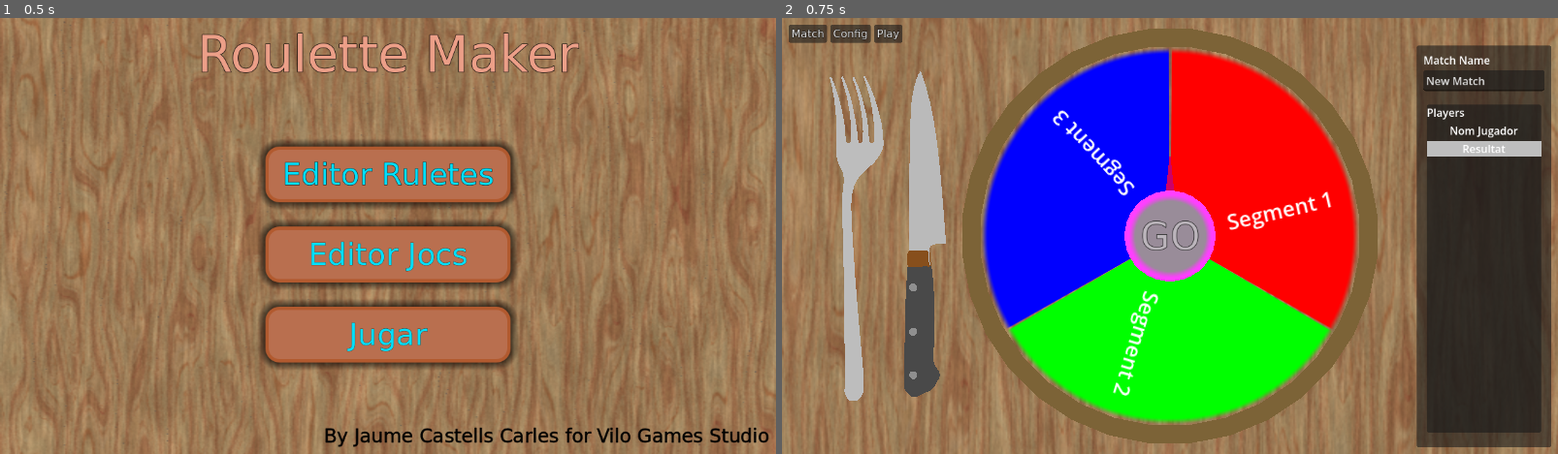
Above: before the commit, frames 1-2 (left to right).
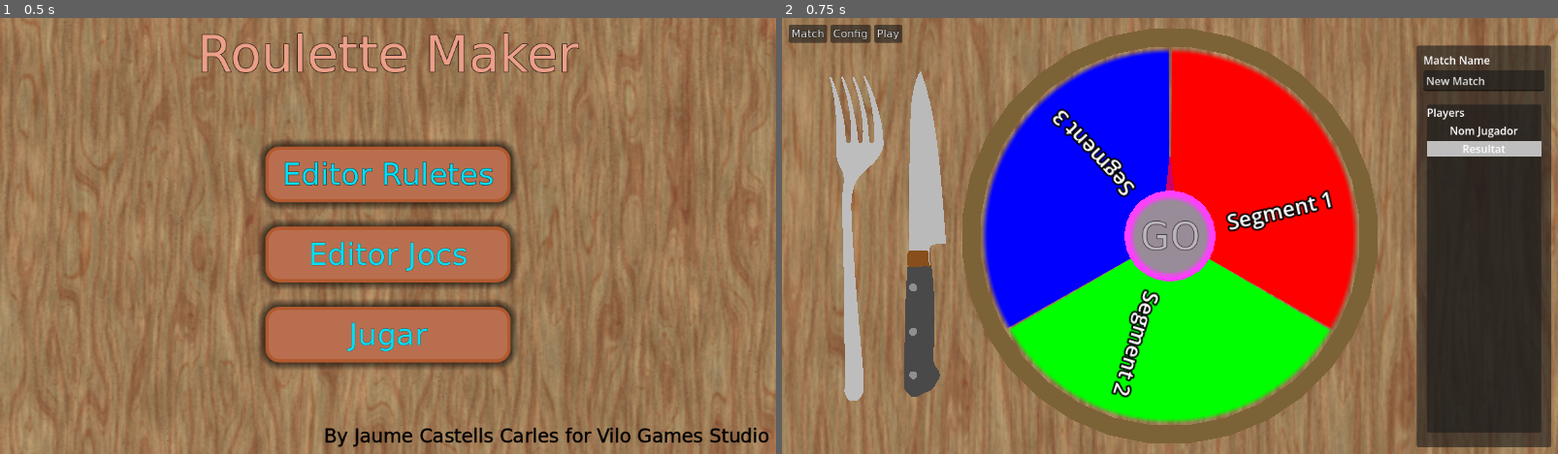
Above: after the commit, the same moments.

Repository: Zamme/vgs-custom-roulette
Game: Godot game, scene res://src/game_manager.tscn
Two runs of this game, one before a commit and one after it. Both use one fixed random seed, a clock stepped at 60 frames per second and the inputs below.
Inputs:
- Up to frame 1 (0.5 s): no input
- Up to frame 2 (0.75 s): click "Jugar" at 0.5 s

Frame 1 is identical in both runs. In frame 2, 1.3% of the frame differs, in the area x 34-71%, y 20-88%.

Commit message:
templates added

Diff:
--- a/src/editor/game_editor_control.tscn
+++ b/src/editor/game_editor_control.tscn
@@ -126,6 +126,8 @@
 deleting_enabled = false
 
 [connection signal="index_pressed" from="PanelContainer/MarginContainer/VBoxContainer/MenuBar/OptionsMenu" to="." method="_on_options_menu_index_pressed"]
+[connection signal="editing_toggled" from="PanelContainer/MarginContainer/VBoxContainer/HBoxContainer/NomJocLineEdit" to="." method="_on_nom_joc_line_edit_editing_toggled"]
+[connection signal="editing_toggled" from="PanelContainer/MarginContainer/VBoxContainer/HBoxContainer2/DescripcioJocLineEdit" to="." method="_on_descripcio_joc_line_edit_editing_toggled"]
 [connection signal="button_up" from="PanelContainer/MarginContainer/VBoxContainer/vBoxContainer3/PanelContainer/VBoxContainer/AddPlayerButton" to="." method="_on_add_player_button_button_up"]
 [connection signal="confirmed" from="NewConfirmationDialog" to="." method="_on_new_confirmation_dialog_confirmed"]
 [connection signal="confirmed" from="SaveConfirmationDialog" to="." method="_on_save_confirmation_dialog_confirmed"]
--- a/src/editor/roulette_editor.tscn
+++ b/src/editor/roulette_editor.tscn
@@ -155,7 +155,8 @@
 
 [node name="RadioDevSpinBox" type="SpinBox" parent="EditorUIControl/PanelContainer/MarginContainer/VBoxContainer/HBoxContainer/VBoxContainer/VBoxContainer2" unique_id=2145200714]
 layout_mode = 2
-max_value = 1.0
+min_value = -10.0
+max_value = 10.0
 step = 0.1
 value = 0.5
 custom_arrow_step = 0.1
@@ -186,7 +187,7 @@
 render_target_update_mode = 4
 
 [node name="Camera3D" type="Camera3D" parent="EditorUIControl/PanelContainer/MarginContainer/VBoxContainer/HBoxContainer/SubViewportContainer/SubViewport" unique_id=1560083255]
-transform = Transform3D(1, 0, 0, 0, -4.371139e-08, 1, 0, -1, -4.371139e-08, 0, 1.6956767, 0)
+transform = Transform3D(1, 0, 0, 0, -4.371139e-08, 1, 0, -1, -4.371139e-08, 0, 1.466, 0)
 
 [node name="roulette_01" parent="EditorUIControl/PanelContainer/MarginContainer/VBoxContainer/HBoxContainer/SubViewportContainer/SubViewport" unique_id=1633617811 instance=ExtResource("1_aoee0")]
 unique_name_in_owner = true
--- a/src/editor/segment_props_v_box_container.tscn
+++ b/src/editor/segment_props_v_box_container.tscn
@@ -27,5 +27,6 @@
 edit_alpha = false
 edit_intensity = false
 
+[connection signal="editing_toggled" from="SegmentNameLineEdit" to="." method="_on_segment_name_line_edit_editing_toggled"]
 [connection signal="text_submitted" from="SegmentNameLineEdit" to="." method="_on_segment_name_line_edit_text_submitted"]
 [connection signal="color_changed" from="SegmentColorPickerButton" to="." method="_on_segment_color_picker_button_color_changed"]
--- a/src/match_scene.tscn
+++ b/src/match_scene.tscn
@@ -99,9 +99,9 @@
 [node name="MatchPropertiesPopupMenu" type="PopupMenu" parent="MatchControl/PanelContainer/MarginContainer/VBoxContainer/MatchMenu" unique_id=145529627]
 title = "Config"
 item_count = 2
-item_0/text = "Load Roulette"
+item_0/text = "Load Saved Roulette"
 item_0/id = 0
-item_1/text = "Load Game"
+item_1/text = "Load Saved Game"
 item_1/id = 1
 
 [node name="StatePopupMenu" type="PopupMenu" parent="MatchControl/PanelContainer/MarginContainer/VBoxContainer/MatchMenu" unique_id=1313492497]
--- a/src/other/arrow_01.tscn
+++ b/src/other/arrow_01.tscn
@@ -3,10 +3,15 @@
 [ext_resource type="PackedScene" uid="uid://cagrma11khwgj" path="res://assets/gltfs/arrow_01.glb" id="1"]
 
 [sub_resource type="ORMMaterial3D" id="ORMMaterial3D_mtvpd"]
+render_priority = 3
 shading_mode = 0
+disable_ambient_light = true
+disable_fog = true
+disable_specular_occlusion = true
 albedo_color = Color(0.805233, 1.8289685e-06, 0.40298292, 1)
 
 [node name="arrow_01" unique_id=2044049041 instance=ExtResource("1")]
 
-[node name="Arrow" parent="." index="0" unique_id=2070010193]
+[node name="Arrow" parent="." index="0" unique_id=1785330783]
+cast_shadow = 0
 surface_material_override/0 = SubResource("ORMMaterial3D_mtvpd")
--- a/src/scripts/game_editor_control.gd
+++ b/src/scripts/game_editor_control.gd
@@ -120,3 +120,9 @@
 
 func _on_save_confirmation_dialog_confirmed() -> void:
 	save_game()
+
+func _on_nom_joc_line_edit_editing_toggled(toggled_on: bool) -> void:
+	game_info.g_name = nom_joc_lineedit.text
+
+func _on_descripcio_joc_line_edit_editing_toggled(toggled_on: bool) -> void:
+	game_info.g_description = descripcio_joc_lineedit.text
--- a/src/scripts/labels_container.gd
+++ b/src/scripts/labels_container.gd
@@ -19,7 +19,8 @@
 		label.text = segmentos[i].s_name if i < segmentos.size() else str(i)
 		label.font_size = 42
 		label.outline_size = 12
-		label.render_priority = 1 # Asegura que se renderice encima de otros objetos
+		label.outline_render_priority = 1
+		label.render_priority = 2 # Asegura que se renderice encima de otros objetos
 		# Importante: para que no se vea a través de las paredes si no quieres
 		label.no_depth_test = false
 
@@ -34,7 +35,7 @@
 		var z = sin(angulo) * radio_texto
 
 		# 0.01 en Y para que esté justo encima del disco y no parpadee (Z-fighting)
-		label.position = Vector3(x, 0.01, z)
+		label.position = Vector3(x, 0.1, z)
 
 		# 3. Rotación para que esté "acostado" sobre el segmento
 		label.rotation_edit_mode = Node3D.ROTATION_EDIT_MODE_EULER
@@ -49,10 +50,12 @@
 	var numero_de_segmentos = segmentos.size()
 	for i in range(numero_de_segmentos):
 		var label = Label3D.new()
-		label.render_priority = 1 # Asegura que se renderice encima de otros objetos
+		label.render_priority = 2 # Asegura que se renderice encima de otros objetos
+		label.outline_render_priority = 1
 		label.font_size = mida_font
-		label.outline_size = 6
+		label.outline_size = int(mida_font/3)
 		label.text = segmentos[i].s_name if i < segmentos.size() else str(i)
+		label.no_depth_test = false
 
 		# --- CONFIGURACIÓN DE ALINEACIÓN ---
 		# "Left" hace que el inicio de la palabra sea el punto de pivote
--- a/src/scripts/save_load_manager.gd
+++ b/src/scripts/save_load_manager.gd
@@ -7,10 +7,12 @@
 const GAMES_FILES_EXT = ".gam"
 const MATCHES_DIRNAME = "matches"
 const MATCHES_FILES_EXT = ".mat"
-
+const TEMPLATES_DIR = "res://templates"
 
 func _ready() -> void:
 	Globals.save_load_manager = self
+	check_all_dirs()
+	copy_templates()
 
 func check_roulettes_dir():
 	var dir_path : String = USER_PREFIX + ROULETTES_DIRNAME
@@ -22,6 +24,11 @@
 		else:
 			print("Rouletes dir created succesfully.")
 
+func check_all_dirs() -> void:
+	check_games_dir()
+	check_matches_dir()
+	check_roulettes_dir()
+
 func check_matches_dir():
 	var dir_path : String = USER_PREFIX + MATCHES_DIRNAME
 	if not DirAccess.dir_exists_absolute(dir_path):
@@ -41,6 +48,45 @@
 			print("Error: ", _error)
 		else:
 			print("Games dir created succesfully.")
+
+func copy_game_templates() -> void:
+	var dest_dir_path : String = USER_PREFIX + GAMES_DIRNAME
+	var _origin_dir_path : String = TEMPLATES_DIR.path_join(GAMES_DIRNAME)
+	var origin_dir = DirAccess.open(_origin_dir_path)
+	if origin_dir:
+		origin_dir.list_dir_begin()
+		var _filename = origin_dir.get_next()
+
+		while _filename != "":
+			if not origin_dir.current_is_dir() and _filename.ends_with(GAMES_FILES_EXT):
+				var _dest_file_path : String = dest_dir_path.path_join(_filename)
+				if not origin_dir.file_exists(_dest_file_path):
+					origin_dir.copy(_origin_dir_path.path_join(_filename),_dest_file_path )
+			_filename = origin_dir.get_next()
+
+func copy_roulette_templates() -> void:
+	var dest_dir_path : String = USER_PREFIX + ROULETTES_DIRNAME
+	var _origin_dir_path : String = TEMPLATES_DIR.path_join(ROULETTES_DIRNAME)
+	var origin_dir = DirAccess.open(_origin_dir_path)
+	if origin_dir:
+		origin_dir.list_dir_begin()
+		var _filename = origin_dir.get_next()
+
+		while _filename != "":
+			if not origin_dir.current_is_dir() and _filename.ends_with(ROULETTES_FILES_EXT):
+				var _dest_file_path : String = dest_dir_path.path_join(_filename)
+				if not origin_dir.file_exists(_dest_file_path):
+					origin_dir.copy(_origin_dir_path.path_join(_filename), _dest_file_path)
+			_filename = origin_dir.get_next()
+
+func copy_templates() -> void:
+	var dir = DirAccess.open("user://")
+	var roulettes_dest_dir_path : String = USER_PREFIX + ROULETTES_DIRNAME
+	#if not dir.dir_exists(roulettes_dest_dir_path):
+	copy_roulette_templates()
+	var games_dest_dir_path : String = USER_PREFIX + GAMES_DIRNAME
+	#if not dir.dir_exists(games_dest_dir_path):
+	copy_game_templates()
 
 func exists_roulette_file(_roulette_name : String) -> bool:
 	var _roulette_filepath : String = USER_PREFIX + ROULETTES_DIRNAME.path_join(_roulette_name) + ROULETTES_FILES_EXT
--- a/src/scripts/segment_props_v_box_container.gd
+++ b/src/scripts/segment_props_v_box_container.gd
@@ -1,9 +1,11 @@
 extends VBoxContainer
 
 
+@onready var segment_lineedit : LineEdit = $SegmentNameLineEdit
+@onready var segment_color : ColorPickerButton = $SegmentColorPickerButton
+
 var segment_n : int = 0
 
-# Called when the node enters the scene tree for the first time.
 func _ready() -> void:
 	pass # Replace with function body.
 
@@ -18,3 +20,8 @@
 	Globals.roulete_editor_scene.roulette_info.r_segments[segment_n].s_name = new_text
 	Globals.roulete_editor_scene.update_roulette_segments(Globals.roulete_editor_scene.roulette_info.r_segments)
 	pass # Replace with function body.
+
+
+func _on_segment_name_line_edit_editing_toggled(toggled_on: bool) -> void:
+	Globals.roulete_editor_scene.roulette_info.r_segments[segment_n].s_name = segment_lineedit.text
+	Globals.roulete_editor_scene.update_roulette_segments(Globals.roulete_editor_scene.roulette_info.r_segments)
Not shown, added: templates/games/CollaSatelit.gam
Not shown, added: templates/roulettes/ComunitatsAutonomes.rul
